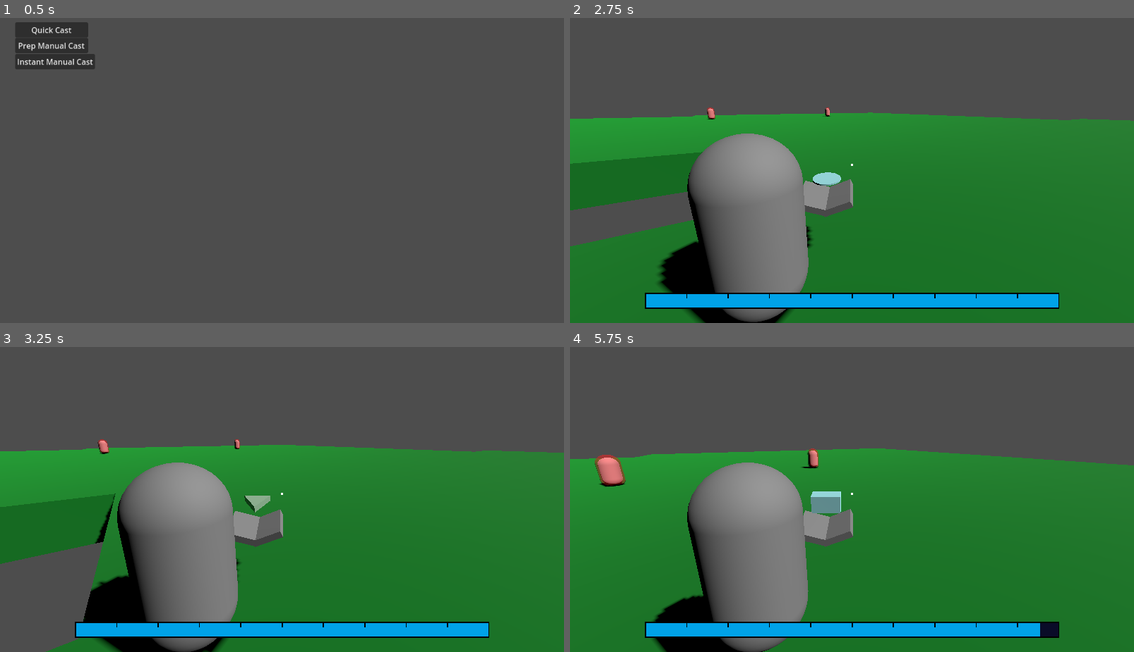
Above: before the commit, frames 1-4 (two rows, left to right).
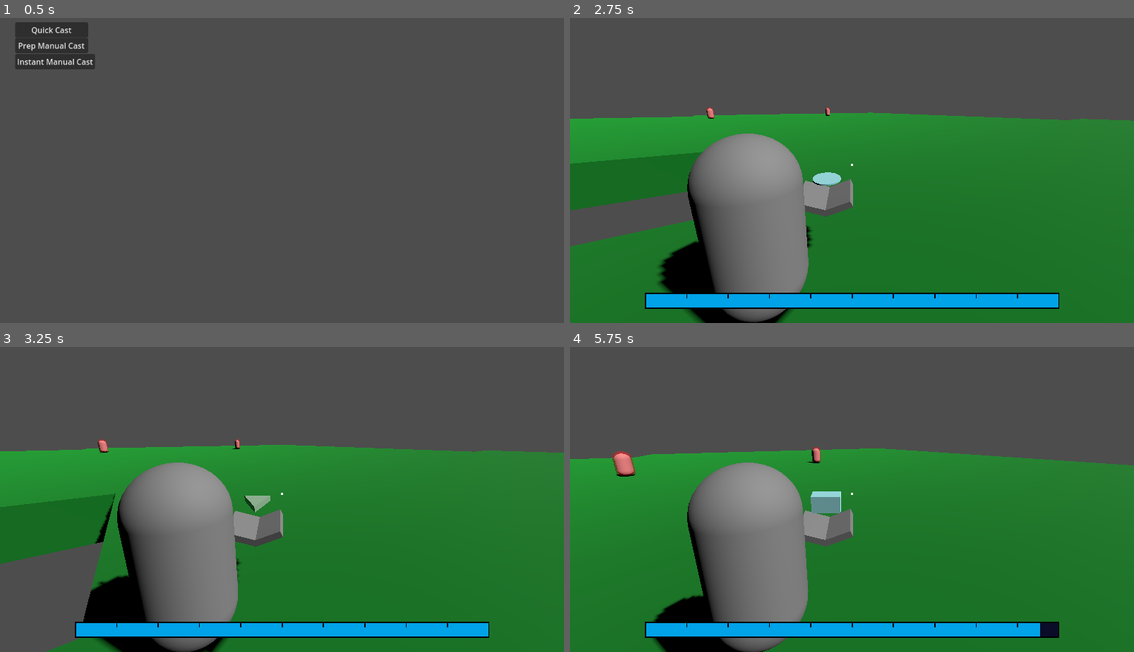
Above: after the commit, the same moments.

Repository: Tuocs/Project-Magic
Game: Godot game, scene res://main_menu.tscn
Same seed, same stepped clock (60 frames per second), same inputs: the game is played once before the commit and once after it.
Inputs (mouse positions are in pixels of both pictures, inside the frame that each line leads up to):
- Up to frame 1 (0.5 s): no input
- Up to frame 2 (2.75 s): click "Quick Cast" at 0.5 s; tap Enter at 1.25 s; move the mouse to (880, 164) at 1.27 s; hold Alt (edit_magic) 1.28-2.03 s; hold W (move_forward) from 1.28 s (still down); tap Space (jump) at 1.52, 2.27 s; move the mouse to (823, 167) at 2.02 s; tap 2 (magic_aura) at 2.1 s
- Up to frame 3 (3.25 s): keep holding W (move_forward); move the mouse to (293, 487) at 2.77 s; tap 4 (magic_blast) at 2.85 s
- Up to frame 4 (5.75 s): keep holding W (move_forward); move the mouse to (846, 499) at 3.52 s; click (846, 499) at 3.6 s; tap Space (jump) at 3.77, 4.52, 5.27 s; move the mouse to (891, 496) at 4.27 s; tap 1 (magic_projectile) at 4.35 s; move the mouse to (806, 490) at 5.02 s; tap 3 (magic_structure) at 5.1 s

Frame 1 is identical in both runs. In frame 2, less than 0.1% of the frame differs, in the area x 24-47%, y 29-34%; in frame 3, less than 0.1%; in frame 4, 0.8%, in the area x 4-45%, y 32-46%.

Commit message:
UI adjustment

Diff:
--- a/Prefabs/enemy.tscn
+++ b/Prefabs/enemy.tscn
@@ -11,6 +11,7 @@
 
 [node name="Enemy" type="CharacterBody3D" groups=["Enemy", "Unit"]]
 script = ExtResource("1_lgw76")
+SPEED = 4.0
 
 [node name="NavigationAgent3D" type="NavigationAgent3D" parent="."]
 
--- a/Prefabs/manual_cast_ui.tscn
+++ b/Prefabs/manual_cast_ui.tscn
@@ -55,6 +55,51 @@
 grow_horizontal = 2
 grow_vertical = 2
 
+[node name="ColorRect" type="ColorRect" parent="Edit Overlay"]
+layout_mode = 0
+offset_left = 577.0
+offset_top = 327.0
+offset_right = 617.0
+offset_bottom = 367.0
+rotation = 2.291456
+scale = Vector2(3.5893693, 0.39999998)
+
+[node name="ColorRect2" type="ColorRect" parent="Edit Overlay"]
+layout_mode = 0
+offset_left = 589.00006
+offset_top = 322.0
+offset_right = 629.00006
+offset_bottom = 362.0
+rotation = 0.82277966
+scale = Vector2(3.551831, 0.41318896)
+
+[node name="ColorRect3" type="ColorRect" parent="Edit Overlay"]
+layout_mode = 0
+offset_left = 582.0
+offset_top = 309.0001
+offset_right = 622.0
+offset_bottom = 349.0001
+rotation = -0.43975756
+scale = Vector2(3.5893693, 0.39999998)
+
+[node name="ColorRect4" type="ColorRect" parent="Edit Overlay"]
+layout_mode = 0
+offset_left = 558.0
+offset_top = 321.99997
+offset_right = 598.0
+offset_bottom = 361.99997
+rotation = -2.6863723
+scale = Vector2(3.551831, 0.41318896)
+
+[node name="ColorRect5" type="ColorRect" parent="Edit Overlay"]
+layout_mode = 0
+offset_left = 566.99994
+offset_top = 309.0
+offset_right = 606.99994
+offset_bottom = 349.0
+rotation = -1.568054
+scale = Vector2(3.551831, 0.41318896)
+
 [node name="Crystal" type="Control" parent="Edit Overlay" node_paths=PackedStringArray("selector", "selection_box", "expanded_visuals")]
 layout_mode = 1
 anchors_preset = 8
@@ -214,10 +259,10 @@
 anchor_top = 0.5
 anchor_right = 0.5
 anchor_bottom = 0.5
-offset_left = -218.0
-offset_top = 17.0
-offset_right = -18.0
-offset_bottom = 217.0
+offset_left = -202.0
+offset_top = 8.0
+offset_right = -2.0
+offset_bottom = 208.0
 grow_horizontal = 2
 grow_vertical = 2
 script = ExtResource("2_iglr6")
@@ -229,6 +274,7 @@
 expanded_visuals = NodePath("large")
 
 [node name="Button" type="TextureButton" parent="Edit Overlay/Crystal2"]
+modulate = Color(0.23921569, 0.23137255, 0.3372549, 1)
 layout_mode = 0
 offset_left = 76.0
 offset_top = 75.0
--- a/Scenes/main.tscn
+++ b/Scenes/main.tscn
@@ -78,18 +78,24 @@
 
 [node name="Spawner2" parent="." instance=ExtResource("2_0xm2m")]
 transform = Transform3D(1, 0, 0, 0, 1, 0, 0, 0, 1, 31, 0, -20)
+target_enemy_count = 2
 
 [node name="Spawner3" parent="." instance=ExtResource("2_0xm2m")]
 transform = Transform3D(1, 0, 0, 0, 1, 0, 0, 0, 1, 11, 0, -50)
+target_enemy_count = 2
 
 [node name="Spawner4" parent="." instance=ExtResource("2_0xm2m")]
 transform = Transform3D(1, 0, 0, 0, 1, 0, 0, 0, 1, -14, 0, -25)
+target_enemy_count = 2
 
 [node name="Spawner5" parent="." instance=ExtResource("2_0xm2m")]
 transform = Transform3D(1, 0, 0, 0, 1, 0, 0, 0, 1, -57, 0, -27)
+target_enemy_count = 2
 
 [node name="Spawner6" parent="." instance=ExtResource("2_0xm2m")]
 transform = Transform3D(1, 0, 0, 0, 1, 0, 0, 0, 1, 49, 0, -20)
+target_enemy_count = 2
 
 [node name="Spawner7" parent="." instance=ExtResource("2_0xm2m")]
 transform = Transform3D(1, 0, 0, 0, 1, 0, 0, 0, 1, 44, 0, -54)
+target_enemy_count = 2
--- a/Scripts/manual_cast_player.gd
+++ b/Scripts/manual_cast_player.gd
@@ -1,5 +1,4 @@
 extends Unit
-
 
 @onready var cam = $SpringArm3D/Node3D/Camera3D
 var main_ui
--- a/Scripts/unit.gd
+++ b/Scripts/unit.gd
@@ -1,7 +1,7 @@
 extends CharacterBody3D
 class_name  Unit
 
-const SPEED = 5.0
+@export var SPEED = 5.0
 const JUMP_VELOCITY = 4.5
 var knockback_velocity: Vector3 = Vector3.ZERO
 var knockback_timer: float = 0.0
